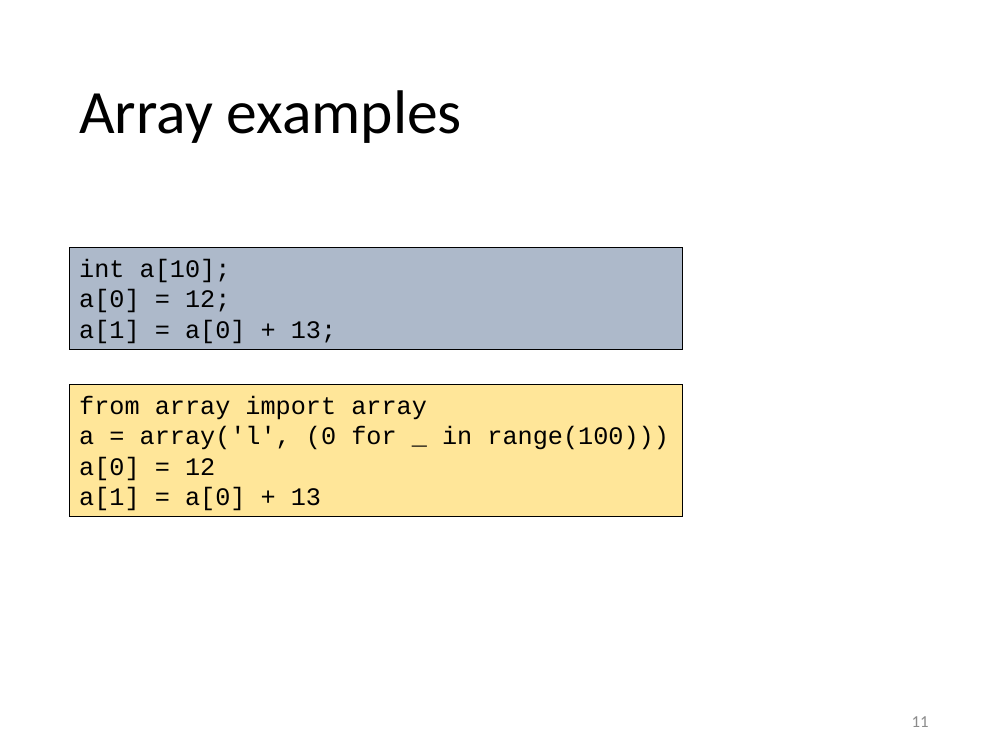
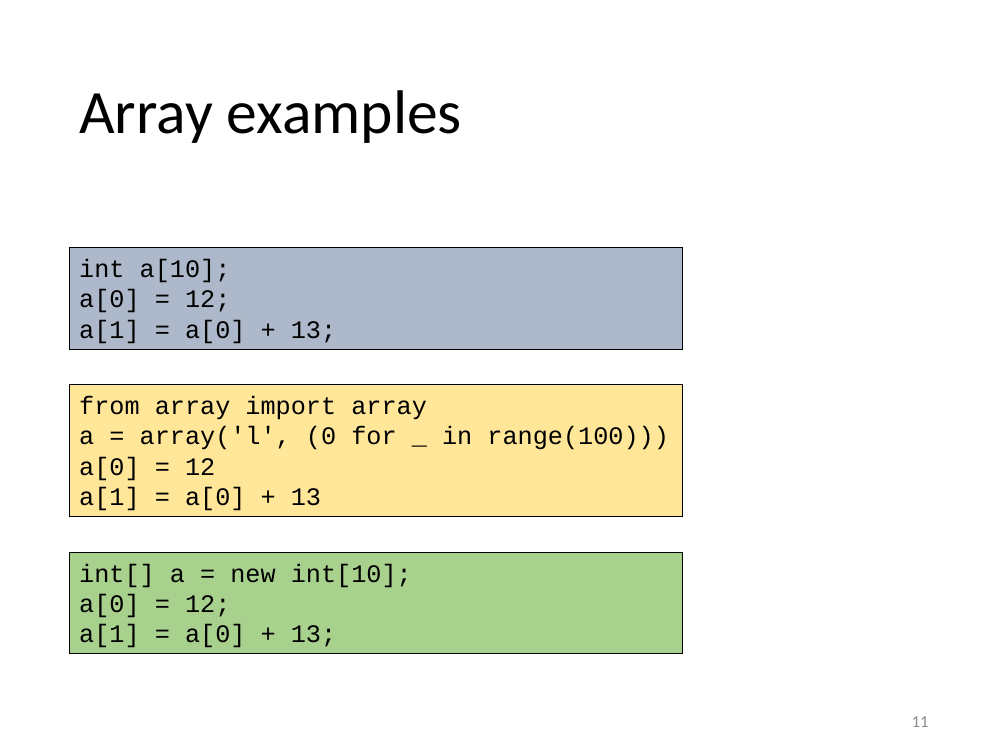
Before and after one commit to gjbex/training-material, a slide deck: slide 11 of DataStructures/data_structures.pptx. Drawn at 1008x756 pixels with LibreOffice and Linux fonts; fonts in the diff are those of the drawing. Boxes give left, top, right and bottom in pixels: in the first picture for what was removed or moved away, otherwise in the second. Text is boxed around its words. In the diff, an @@ line names an element or a change of style, - is before the commit and + after.

```diff
--- a/DataStructures/data_structures.pptx
+++ b/DataStructures/data_structures.pptx
@@ rectangle added at bbox=[70, 552, 682, 654], fill #A9D18E, outline #000000 0.75 pt, 18 pt, text #000000 @@
+int[] a = new int[10];
+a[0] = 12;
+a[1] = a[0] + 13;
```
Also in this commit, not shown: 4 other slides changed, 3 slides added.
